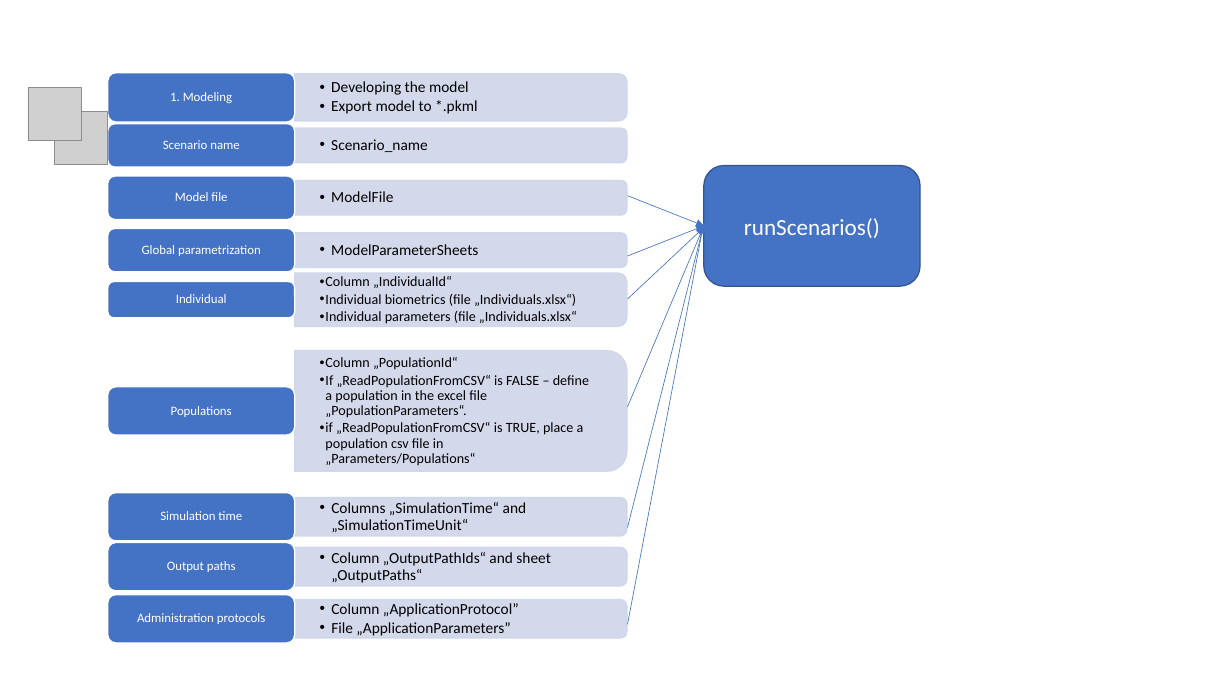
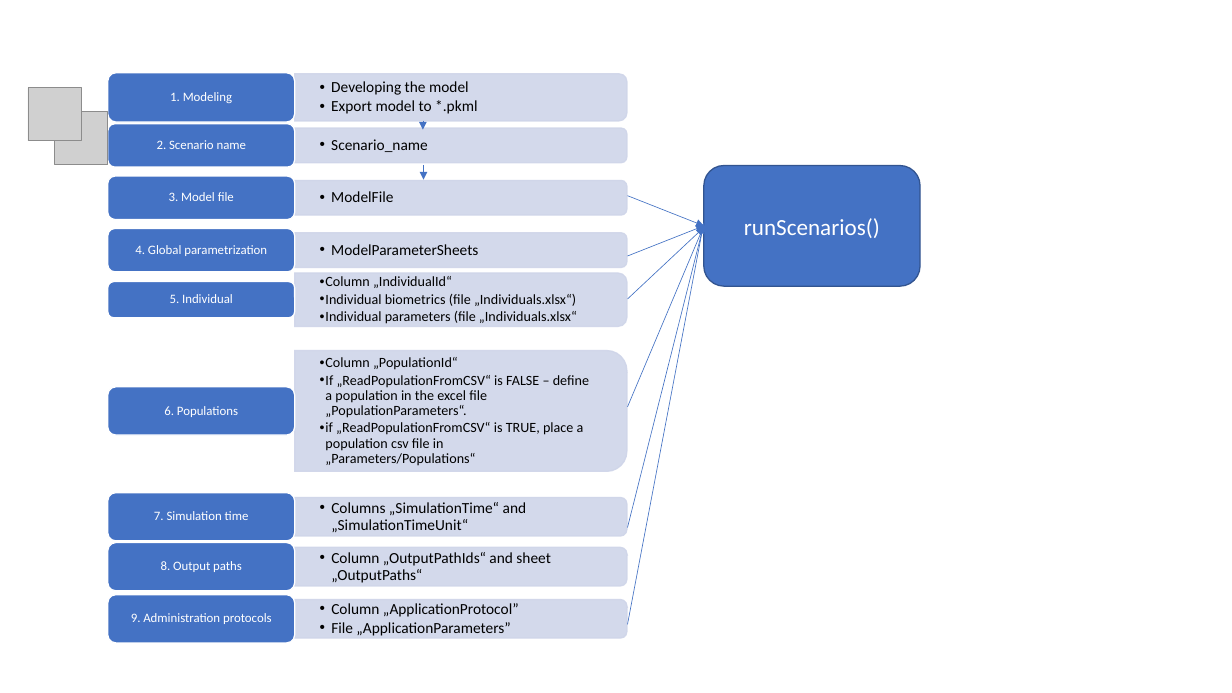
Before and after one commit to esqLABS/esqlabsR, a slide deck: slide 1 of Workflow_scheme.pptx. Drawn at 1232x693 pixels with LibreOffice and Linux fonts; fonts in the diff are those of the drawing; grey boxes stand for pictures. Boxes give left, top, right and bottom in pixels: in the first picture for what was removed or moved away, otherwise in the second. Text is boxed around its words. In the diff, an @@ line names an element or a change of style, - is before the commit and + after.

```diff
--- a/Workflow_scheme.pptx
+++ b/Workflow_scheme.pptx
@@ text at <box>157,140,246,149</box>: text changed @@
-Scenario name
+2. Scenario name
@@ arrow added from (423, 121) to (423, 129), #4472C4 0.5 pt @@
@@ arrow added from (423, 165) to (423, 179), #4472C4 0.5 pt @@
@@ text at <box>169,192,234,201</box>: text changed @@
-Model file
+3. Model file
@@ text at <box>135,245,267,256</box>: text changed @@
-Global parametrization
+4. Global parametrization
@@ text at <box>170,294,233,303</box>: text changed @@
-Individual
+5. Individual
@@ text at <box>164,406,238,417</box>: text changed @@
-Populations
+6. Populations
@@ text at <box>154,511,249,520</box>: text changed @@
-Simulation time
+7. Simulation time
@@ text at <box>161,561,242,572</box>: text changed @@
-Output paths
+8. Output paths
@@ text at <box>131,613,272,624</box>: text changed @@
-Administration protocols
+9. Administration protocols
```
Also in this commit, not shown: 2 other files.
